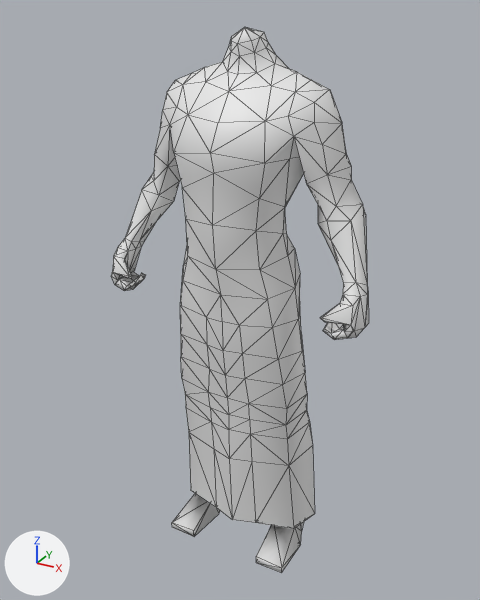
Before and after pictures for a commit that changed the COLLADA model art/meshes/skeletal/new/m_dress.dae.
One viewpoint serves both versions: a camera (50 mm lens) standing at (2.07, -3.81, 3.96) and looking at (-0.04, 0.02, 2.04). The lights are fixed; the arrows at lower left show +X, +Y and +Z. Mesh edges are drawn as thin lines. Vertices at the same position are counted once.

The first picture shows 'm_dress'.
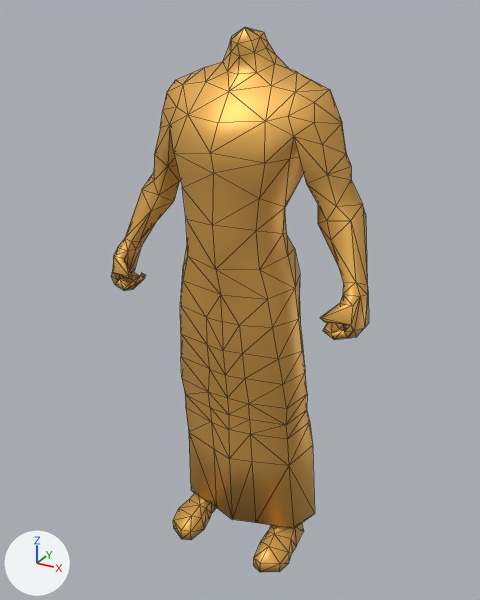
Pixel boxes [x1, y1, x2, y2] of what changed, in the pictures (480 x 600 px):
'm_dress', reshaped
    before: [111, 27, 369, 573]
    after: [111, 27, 369, 572]
part 1 of me_cube_031, built on
    before: [172, 493, 304, 573]
    after: [173, 493, 304, 572]
part 2 of me_cube_031, recoloured
    both: [111, 27, 369, 529]

Edits to the bpy script that builds the scene:
```text
Add mat_skin:
    mat_skin = principled_material('Skin')
    mat_skin.base_color = (0.8, 0.433, 0.0937)  # orange #e7b056
    mat_skin.metallic = 0.5
Change me_cube_031:
    used by ob_m_dress; location = (0.0, 0.0, 0.0)
    remove me_cube_031.from_pydata(...)  # 381 vertices, 752 faces; spans x -0.96..0.96, y -0.41..0.38, z 0.0..3.85
    add me_cube_031.from_pydata(...)  # 413 vertices, 816 faces; spans x -0.96..0.96, y -0.41..0.38, z 0.0..3.85
    me_cube_031 part 1
    16 vertices are removed from x -0.51..0.51, y -0.3..0.34, z 0.0..0.07
    48 faces are deleted
    2 vertices move from x -0.29..0.29, y -0.3, z 0.0 to x -0.28..0.28, y -0.1, z 0.15
    48 vertices are added at x -0.51..0.51, y -0.38..0.3, z 0.0..0.16
    112 new faces join them
    me_cube_031 part 2: 704 faces spanning x -0.96..0.96, y -0.41..0.38, z 0.17..3.85 switch from no material to mat_skin (orange #e7b056)
```
